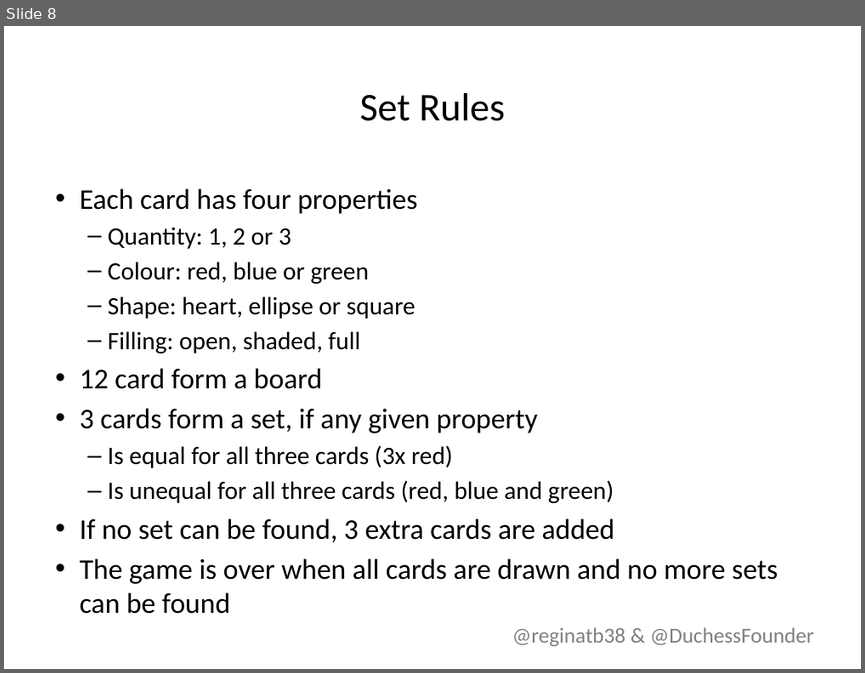
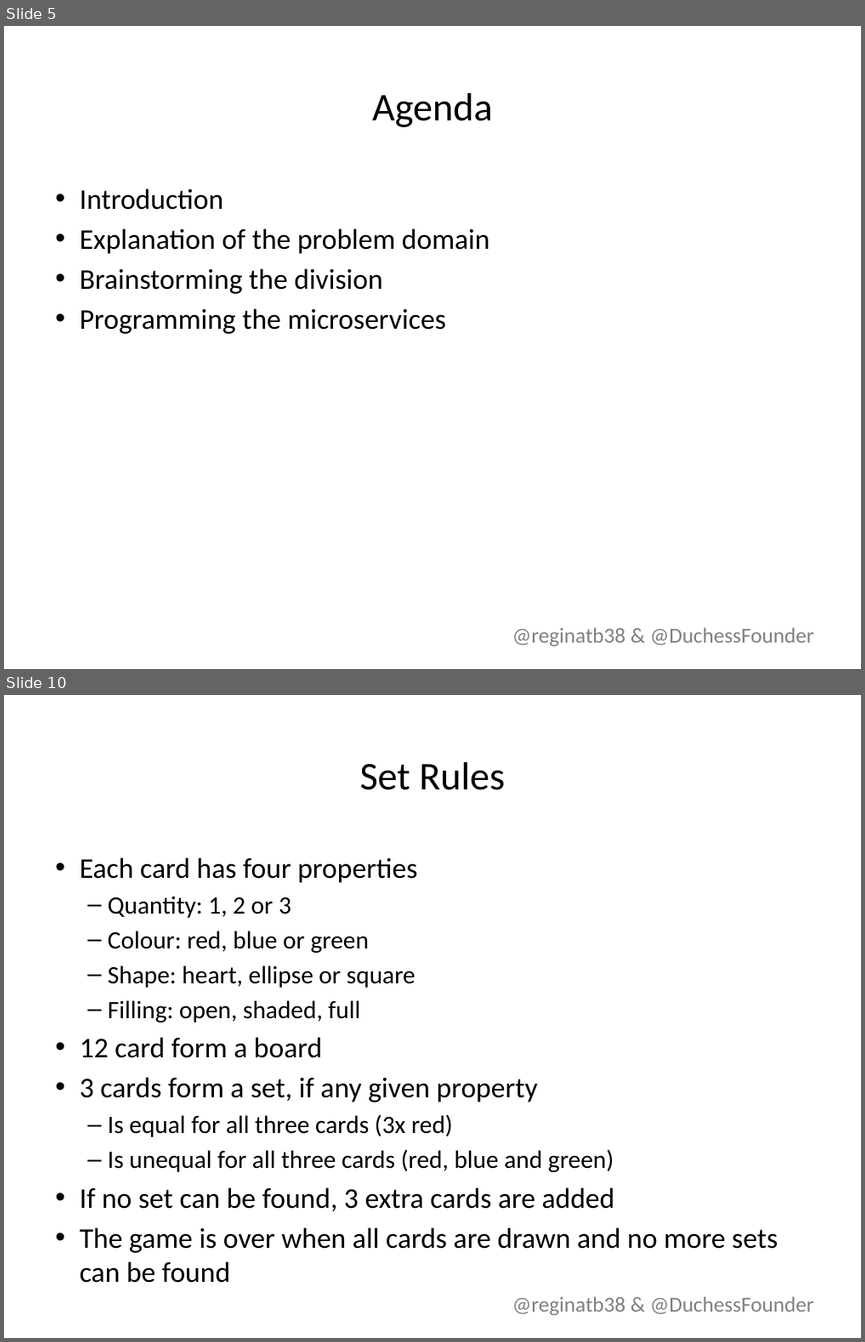
Before and after one commit to lvdpal/microservices, a slide deck: presentation/Presentation.pptx. Shown one above the other, each under a label of ours: slide 8 before the commit, slides 5 and 10 after it; the slides between them are not shown. The pictures are 865x673 and 865x1342 pixels, drawn with LibreOffice and Linux fonts; fonts in the diff are those of the drawing; background and template pictures are left out. Boxes give left, top, right and bottom in pixels: in the first picture for what was removed or moved away, otherwise in the second. Text is boxed around its words. In the diff, an @@ line names an element or a change of style, - is before the commit and + after.

```diff
--- a/presentation/Presentation.pptx
+++ b/presentation/Presentation.pptx
@@ slide 5 added at (4,26,861,669), background #FFFFFF; not listed: 1 template element that a slide beside it also shows @@
@@ title added at (372,93,493,127), 33 pt, text #000000 @@
+Agenda
@@ text added at (80,188,490,334), 24 pt, text #000000 @@
+• Introduction
+• Explanation of the problem domain
+• Brainstorming the division
+• Programming the microservices
@@ what was slide 8 is now slide 10 @@
```
Also in this commit, not shown: 3 slides changed, 7 other slides added, 4 slides removed, 1 other file.
